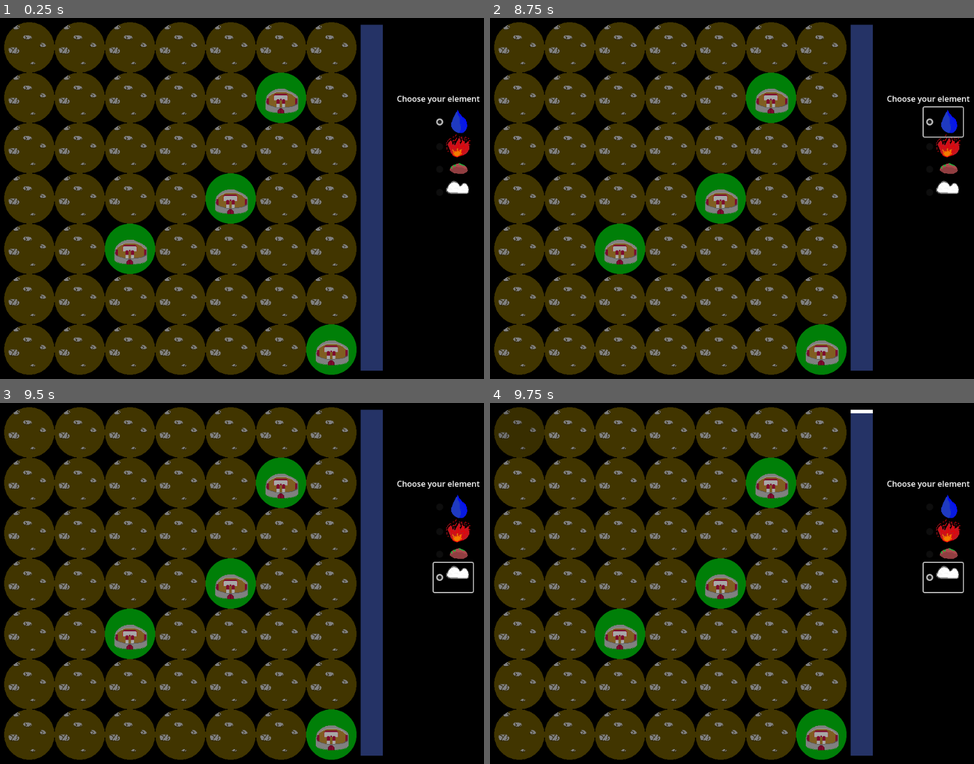
Above: before the commit, frames 1-4 (two rows, left to right).
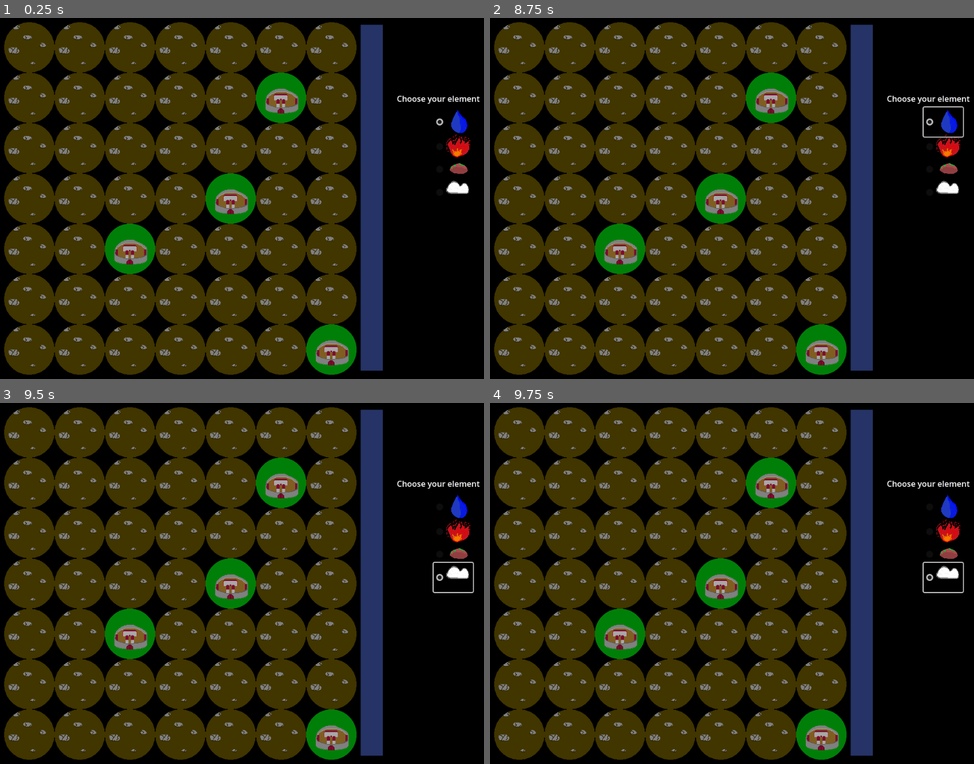
Above: after the commit, the same moments.

Repository: zac112/utu_gamejam25
Game: Godot game, scene res://TestScene.tscn
Two runs of this game, one before a commit and one after it. Both use one fixed random seed, a clock stepped at 60 frames per second and the inputs below.
Inputs (mouse positions are in pixels of both pictures, inside the frame that each line leads up to):
- Up to frame 1 (0.25 s): no input
- Up to frame 2 (8.75 s): click (944, 169) at 0.5 s; click (944, 147) at 1.25 s; click (944, 122) at 2 s; click (944, 191) at 2.75 s; click (944, 169) at 3.5 s; click (944, 147) at 4.25 s; click (944, 122) at 5 s; click (944, 191) at 5.75 s; click (944, 169) at 6.5 s; click (944, 147) at 7.25 s; click (944, 122) at 8 s
- Up to frame 3 (9.5 s): click (454, 576) at 8.75 s
- Up to frame 4 (9.75 s): tap Enter at 9.5 s; move the mouse to (519, 431) at 9.52 s; click (519, 431) at 9.67 s

Frames 1-3 are identical in both runs. In frame 4, less than 0.1% of the frame differs, in the area x 74-80%, y 1-3%.

Commit message:
plague gaming

Diff:
--- a/city.gd
+++ b/city.gd
@@ -61,10 +61,12 @@
 	$Population.visible = false
 
 func apply_flat_damage(popul : int, struct : int):
+	changeTexture()
 	population -= popul
 	integrity -= struct
 
 func apply_damage(element_type, pop_mult=1.0, int_mult=1.0) -> void:
+	changeTexture()
 	var d_population = Player.populationDamage[element_type] * Player.effectiveness[element_type]
 	var d_integrity = Player.structuralDamage[element_type] * Player.effectiveness[element_type]
 
--- a/landscape.gd
+++ b/landscape.gd
@@ -45,6 +45,9 @@
 	match impacting:
 		GLOBALS.Element_type.EARTH:
 			return GLOBALS.Landscape_type.WASTE
+		GLOBALS.Element_type.FIRE:
+			Player.availabeElements.get_or_add(GLOBALS.Element_type.PLUAGE)
+			return GLOBALS.Landscape_type.SWAMP
 		GLOBALS.Element_type.WATER:
 			return GLOBALS.Landscape_type.WATER
 		_:
@@ -125,13 +128,20 @@
 func _input(event):
 	if event is InputEventMouseButton and event.is_pressed() and mouse_inside:
 		if event.button_index == MOUSE_BUTTON_LEFT and event.is_pressed():
-			type = landscape_interaction(type, Player.selectedElement)
-			changeTexture()
+			var new_type = landscape_interaction(type, Player.selectedElement)
+
+			if new_type != type:
+				type = new_type
+				Player.mana -= 1
+				spellOnLandscape.emit()
+				changeTexture()
+
+
 			Player.time += 1
-			Player.mana -= 1
 			Player.simulate_cities()
 
-			spellOnLandscape.emit()
+
+
 
 func _on_area_2d_mouse_entered() -> void:
 	mouse_inside = true
Not shown: 1 places in city.tscn that only renumber resources
